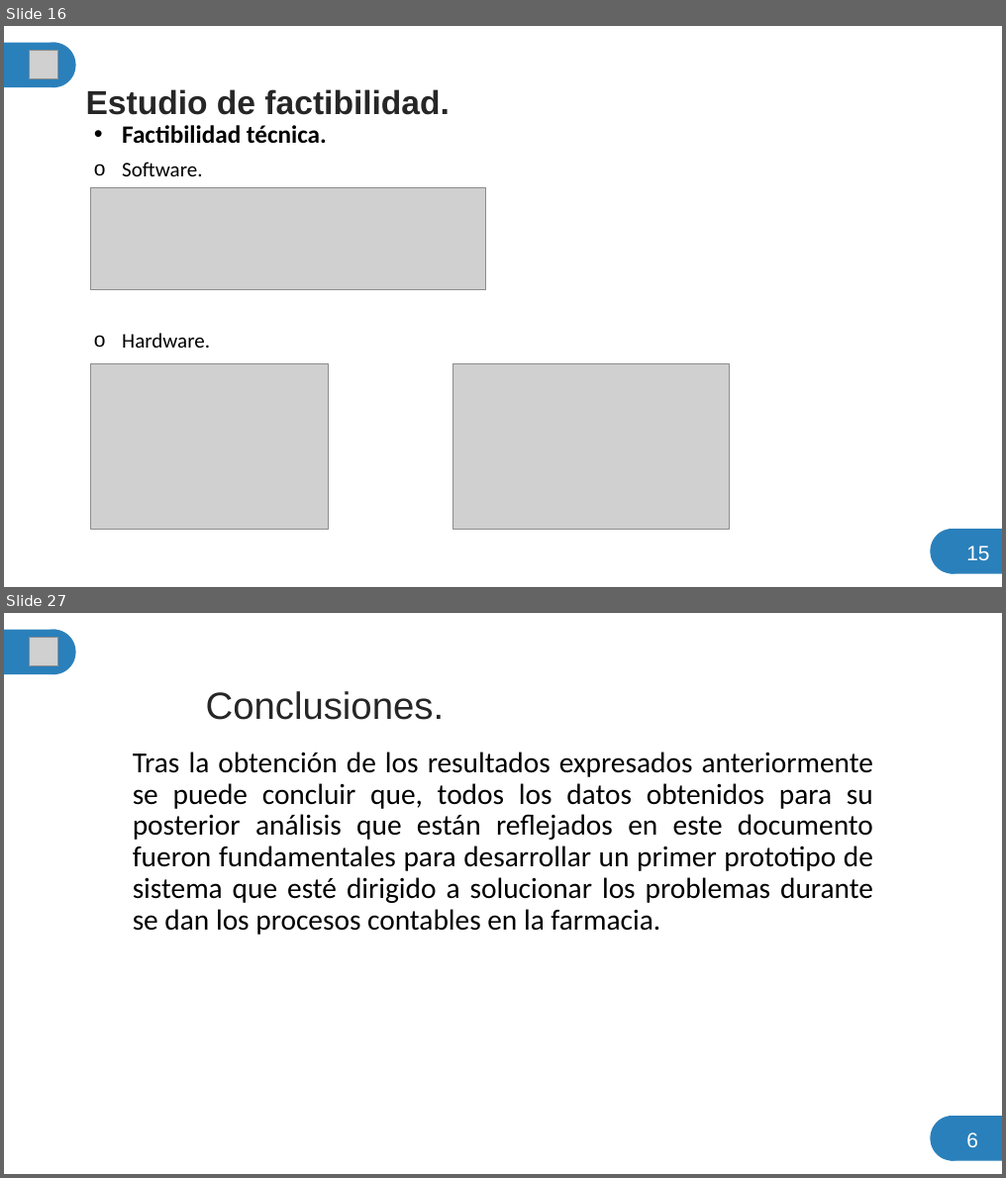
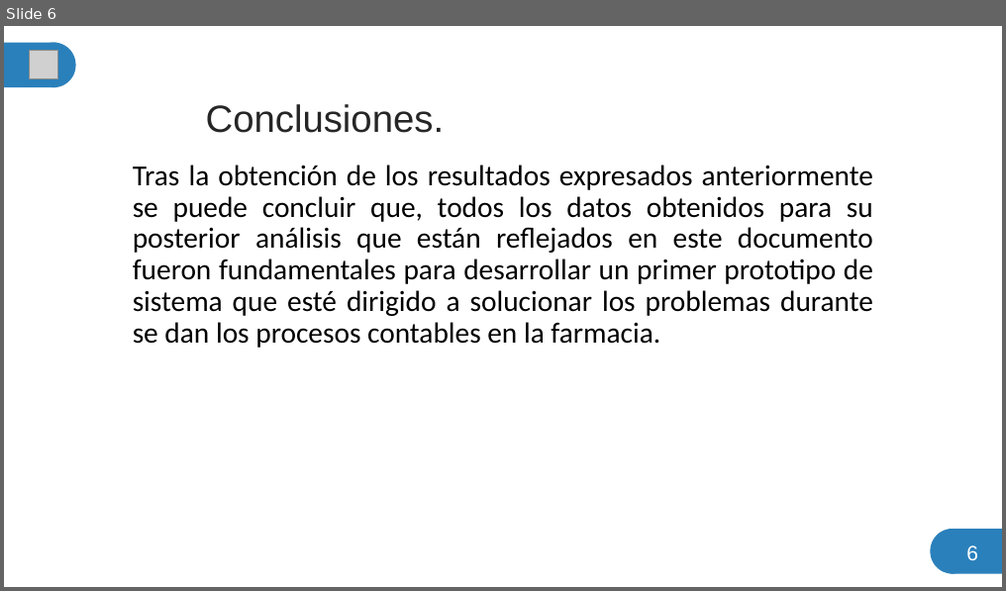
Before and after one commit to scarktt/Farmacia-Salud, a slide deck: Documentation/PresentacionProyecto.pptx. Shown one above the other, each under a label of ours: slides 16 and 27 before the commit, slide 6 after it; the slides between them are not shown. The pictures are 1006x1178 and 1006x591 pixels, drawn with LibreOffice and Linux fonts; fonts in the diff are those of the drawing; grey boxes stand for pictures. Boxes give left, top, right and bottom in pixels: in the first picture for what was removed or moved away, otherwise in the second. Text is boxed around its words. In the diff, an @@ line names an element or a change of style, - is before the commit and + after.

```diff
--- a/Documentation/PresentacionProyecto.pptx
+++ b/Documentation/PresentacionProyecto.pptx
@@ slide 16 removed at (x1=4, y1=26, x2=1002, y2=587), background #FFFFFF @@
@@ rectangle removed at (x1=4, y1=43, x2=56, y2=87) @@
@@ picture removed at (x1=30, y1=51, x2=58, y2=79) @@
@@ ellipse removed at (x1=32, y1=43, x2=76, y2=87) @@
@@ title removed at (x1=86, y1=89, x2=449, y2=115) @@
-Estudio de factibilidad.
@@ subtitle removed at (x1=122, y1=125, x2=327, y2=348) @@
-• Factibilidad técnica.
-o Software.
-o Hardware.
@@ picture removed at (x1=91, y1=187, x2=486, y2=290) @@
@@ picture removed at (x1=90, y1=365, x2=328, y2=529) @@
@@ picture removed at (x1=453, y1=365, x2=729, y2=529) @@
@@ ellipse removed at (x1=930, y1=529, x2=974, y2=574) @@
@@ rectangle removed at (x1=950, y1=529, x2=1002, y2=574) @@
@@ text removed at (x1=966, y1=546, x2=989, y2=561) @@
-15
@@ what was slide 27 is now slide 6 @@
```
Also in this commit, not shown: 20 other slides removed, 3 other files.
